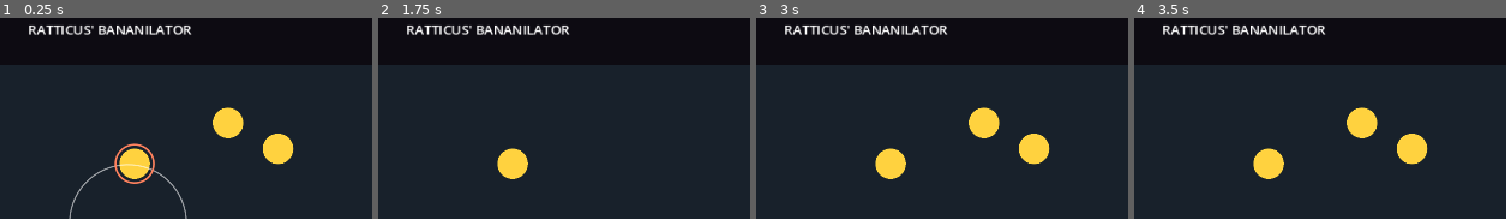
Above: before the commit, frames 1-4 (left to right).
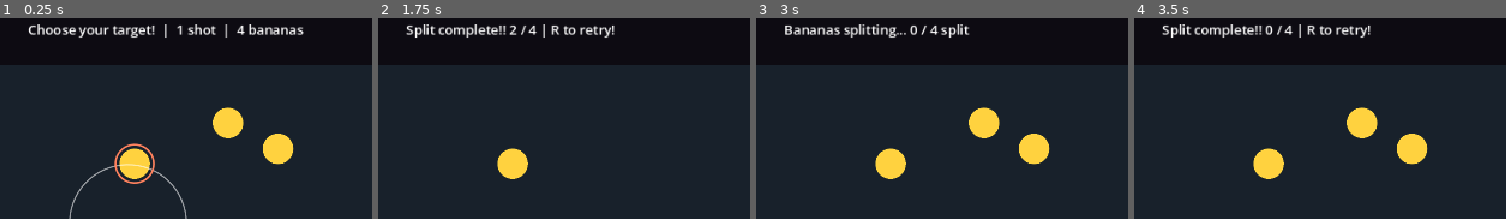
Above: after the commit, the same moments.

Repository: UnderstoodUseYourUsernameHere/banana-fission
Game: Godot game, scene res://scenes/main.tscn
Two runs of this game, one before a commit and one after it. Both use one fixed random seed, a clock stepped at 60 frames per second and the inputs below.
Inputs (mouse positions are % of the whole screen's width and height, from its top left):
- Up to frame 1 (0.25 s): no input
- Up to frame 2 (1.75 s): tap Enter at 0.5 s; move the mouse to (74, 45) at 0.52 s; press the mouse at (74, 45) at 0.53 s; hold Right 0.53-1.28 s; move the mouse to (28, 57) at 1.27 s; release the mouse at (28, 57) at 1.28 s; hold Down from 1.28 s (still down); tap Alt at 1.35 s
- Up to frame 3 (3 s): tap R (restart) at 2, 2.75 s; move the mouse to (61, 26) at 2.02 s; release Down at 2.03 s; hold Right 2.03-2.78 s; tap Shift at 2.1 s; move the mouse to (45, 73) at 2.77 s; hold Up from 2.78 s (still down); click (45, 73) at 2.85 s
- Up to frame 4 (3.5 s): keep holding Up
The pictures show only the part of the screen within x 33-83%, y 0-50%; the shares and areas given below are measured in that part.

The runs differ from the first frame. In frame 1, 2.4% of the frame differs, in the area x 7-82%, y 2-10%; in frame 2, 1.9%; in frame 3, 1.7%; in frame 4, 2.0%.

Commit message:
feat: status label at top now tracks states and reports results of ignition

Diff:
--- a/scenes/main.tscn
+++ b/scenes/main.tscn
@@ -55,6 +55,7 @@
 theme_override_font_sizes/font_size = 24
 
 [node name="Status" type="Label" parent="HUD" unique_id=674105017]
+unique_name_in_owner = true
 offset_left = 360.0
 offset_top = 26.0
 offset_right = 940.0
--- a/scripts/main.gd
+++ b/scripts/main.gd
@@ -3,12 +3,20 @@
 const PULSE_SCENE = preload("res://scenes/pulse.tscn")
 const IGNITION_RADIUS: float = 70.0
 
+enum RoundState {
+	AIMING,
+	REACTING,
+	COMPLETE
+}
+
 @onready var chamber: ColorRect = $%Chamber
 @onready var pulse_container: Node2D = $%Pulses
 @onready var banana_container: Node2D = $%Bananas
 @onready var aim: AimController = $%Aim
+@onready var status: Label = $%Status
 
-var shot_used: bool = false
+var state: RoundState = RoundState.AIMING
+var split_count: int = 0
 var active_pulses: Array[Pulse] = []
 var bananas: Array[Banana] = []
 
@@ -25,18 +33,22 @@
 	aim.ignited.connect(_on_ignited)
 	aim.configure(chamber.get_global_rect(), bananas, IGNITION_RADIUS)
 
+	_update_status()
 	print("Bananilator ready!")
 
 func _on_ignited(world_position: Vector2) -> void:
-	if shot_used:
+	if state != RoundState.AIMING:
 		return
 
-	shot_used = true
+	state = RoundState.REACTING
 	aim.active = false
 	_spawn_pulse(world_position, IGNITION_RADIUS)
+	_update_status()
 
 func _on_banana_split(banana: Banana) -> void:
+	split_count += 1
 	_spawn_pulse(banana.global_position, banana.reaction_radius)
+	_update_status()
 
 func _unhandled_input(event: InputEvent) -> void:
 	if event.is_action_pressed("restart"):
@@ -45,6 +57,9 @@
 		return
 
 func _physics_process(delta: float) -> void:
+	if state != RoundState.REACTING:
+		return
+
 	var current_pulses: Array[Pulse] = active_pulses.duplicate()
 
 	for pulse in current_pulses:
@@ -57,6 +72,8 @@
 		if pulse.has_finished():
 			active_pulses.erase(pulse)
 			pulse.queue_free()
+	if active_pulses.is_empty():
+		_finish_round()
 
 func _spawn_pulse(world_position: Vector2, maximum_radius: float) -> void:
 	var pulse := PULSE_SCENE.instantiate() as Pulse
@@ -66,3 +83,16 @@
 	pulse.global_position = world_position
 
 	active_pulses.append(pulse)
+
+func _finish_round() -> void:
+	state = RoundState.COMPLETE
+	_update_status()
+
+func _update_status() -> void:
+	match state:
+		RoundState.AIMING:
+			status.text = "Choose your target!  |  1 shot  |  %d bananas" % (bananas.size())
+		RoundState.REACTING:
+			status.text = "Bananas splitting... %d / %d split" % [split_count, bananas.size()]
+		RoundState.COMPLETE:
+			status.text = "Split complete!! %d / %d | R to retry!" % [split_count, bananas.size()]
